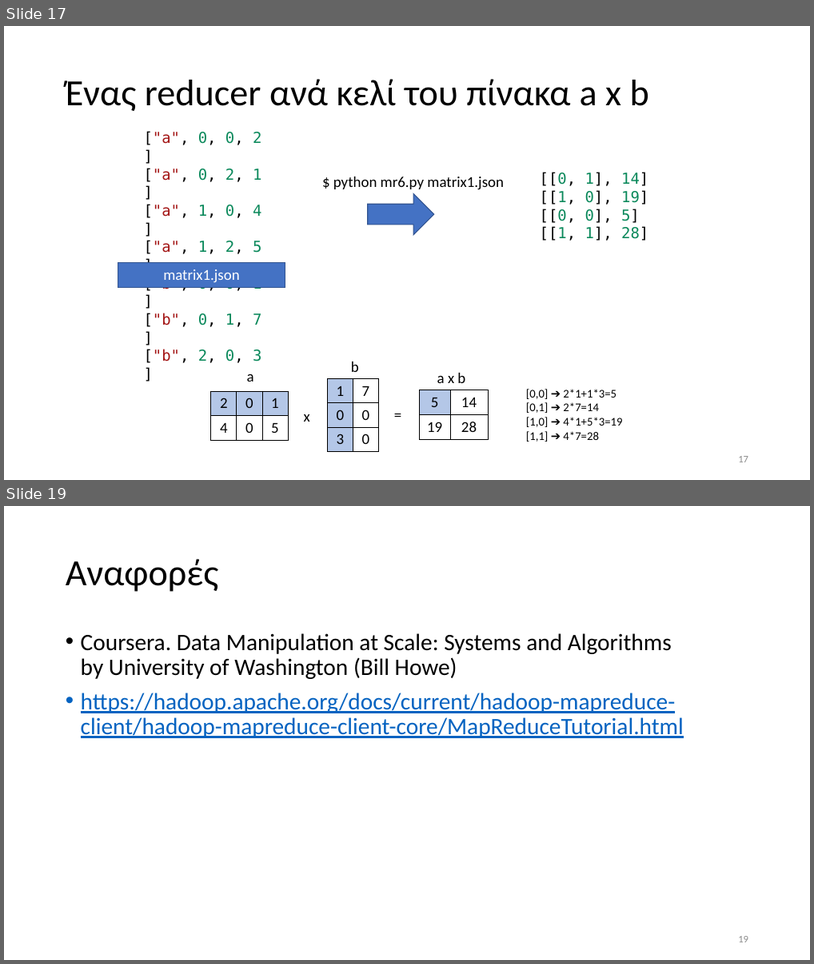
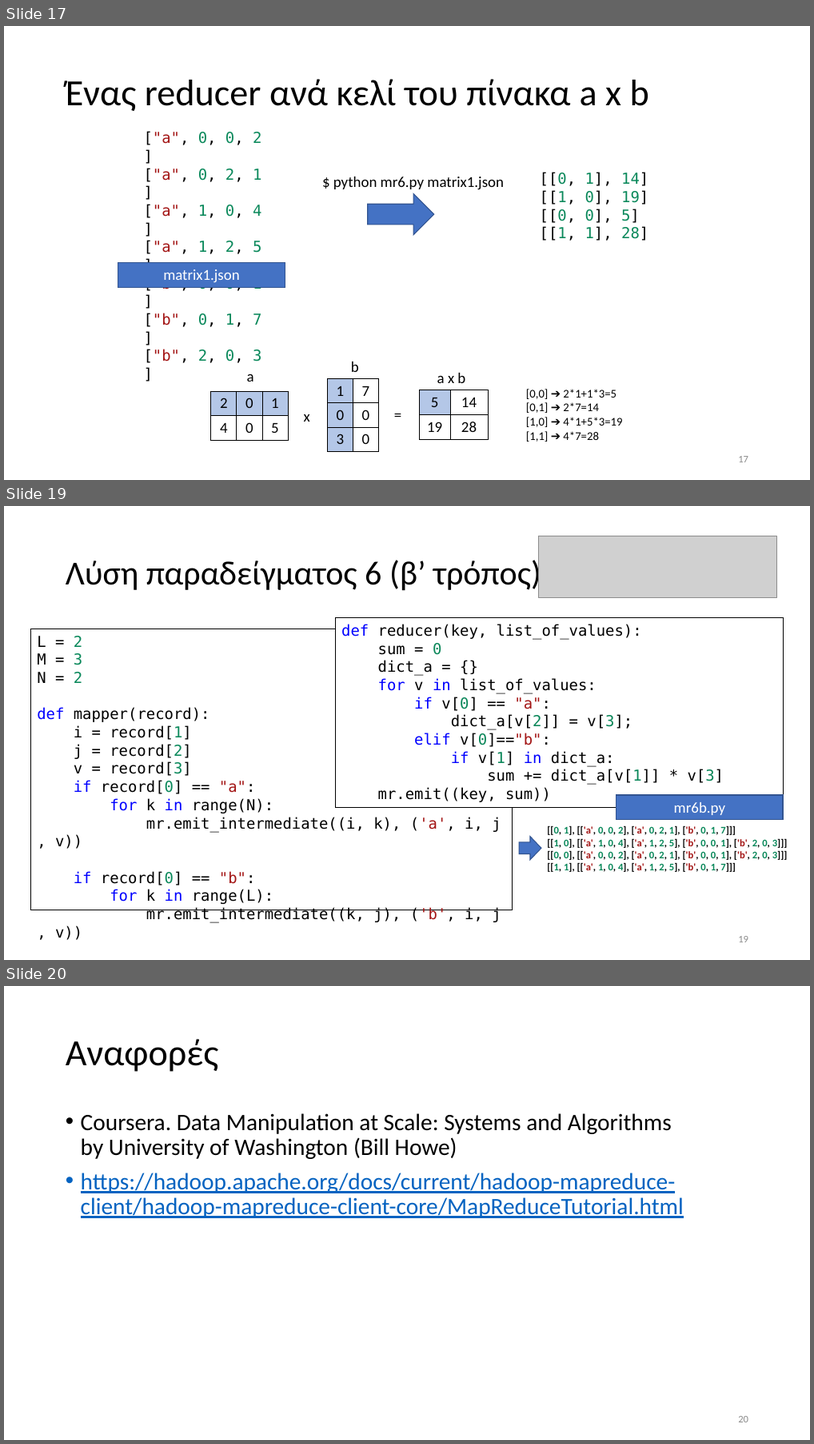
Before and after one commit to chgogos/big_data, a slide deck: 05. Map Reduce παραδείγματα.pptx. Shown one above the other, each under a label of ours: slides 17 and 19 before the commit, slides 17, 19 and 20 after it; the slides between them are not shown. The pictures are 814x964 and 814x1444 pixels, drawn with LibreOffice and Linux fonts; fonts in the diff are those of the drawing; grey boxes stand for pictures. Boxes give left, top, right and bottom in pixels: in the first picture for what was removed or moved away, otherwise in the second. Text is boxed around its words. In the diff, an @@ line names an element or a change of style, - is before the commit and + after.

Commit message:
map reduce παραδείγματα

```diff
--- a/05. Map Reduce παραδείγματα.pptx
+++ b/05. Map Reduce παραδείγματα.pptx
@@ slide 19 added at [4, 506, 810, 960], background #FFFFFF @@
@@ picture added at [538, 536, 777, 598] @@
@@ title added at [66, 557, 542, 593], 40 pt, text #000000 @@
+Λύση παραδείγματος 6 (β’ τρόπος)
@@ rectangle added at [336, 618, 784, 808], fill #FFFFFF, outline #000000 0.75 pt, 18 pt, text #000000 @@
+def reducer(key, list_of_values):
+sum = 0
+dict_a = {}
+for v in list_of_values:
+if v[0] == "a":
+dict_a[v[2]] = v[3];
+elif v[0]=="b":
+if v[1] in dict_a:
+sum += dict_a[v[1]] * v[3]
+mr.emit((key, sum))
@@ rectangle added at [31, 629, 513, 909], outline #000000 0.75 pt, 18 pt, text #000000 @@
+L = 2
+M = 3
+N = 2
+def mapper(record):
+i = record[1]
+j = record[2]
+v = record[3]
+if record[0] == "a":
+for k in range(N):
+mr.emit_intermediate((i, k), ('a', i, j, v))
+if record[0] == "b":
+for k in range(L):
+mr.emit_intermediate((k, j), ('b', i, j, v))
@@ rectangle added at [617, 795, 784, 820], fill #4472C4, outline #325491 1 pt, 18 pt, text #FFFFFF @@
+mr6b.py
@@ right arrow added at [519, 836, 542, 860], fill #4472C4, outline #325491 1 pt @@
@@ text added at [547, 825, 788, 872], 12 pt, text #000000, bold @@
+[[0, 1], [['a', 0, 0, 2], ['a', 0, 2, 1], ['b', 0, 1, 7]]]
+[[1, 0], [['a', 1, 0, 4], ['a', 1, 2, 5], ['b', 0, 0, 1], ['b', 2, 0, 3]]]
+[[0, 0], [['a', 0, 0, 2], ['a', 0, 2, 1], ['b', 0, 0, 1], ['b', 2, 0, 3]]]
+[[1, 1], [['a', 1, 0, 4], ['a', 1, 2, 5], ['b', 0, 1, 7]]]
@@ page number added at [738, 936, 749, 942], 12 pt, text #8C8C8C @@
+19
@@ what was slide 19 is now slide 20 @@
@@ page number at [738, 1416, 749, 1422]: text changed @@
-19
+20
```
Also in this commit, not shown: 3 slides changed, 8 other files.
